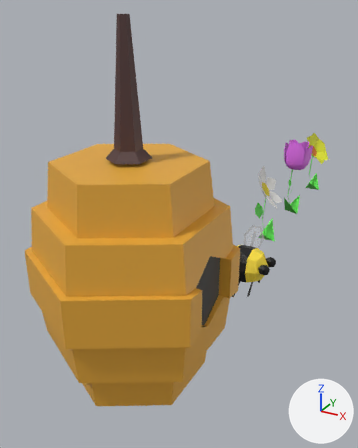
Renders of the glTF model assets/models/Bee.glb from each side of a commit.
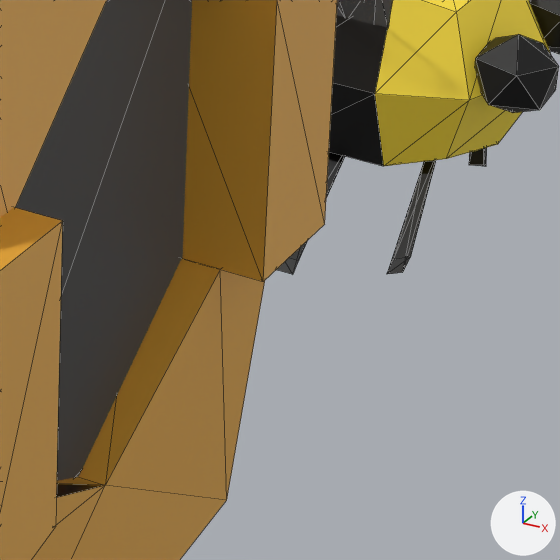
There are two pictures of each version: one whole from a 50 mm lens placed at (1.86, -5.02, 2.84), pointed at (-0.64, -0.48, 0.57), one close up on the part from 54% to 75% of the width and 58% to 75% of the height. The axes (+X, +Y, +Z) are drawn at lower right. The lights are the same throughout. The last two pictures show the newer version. Both versions are drawn at full value of the shape key 'Land' of 'Bee'; the numbers are the values there. The close-ups show mesh edges as thin lines. Vertices at exactly the same position are counted once.

Names of what the first close-up shows: 'Bee', 'Hive'.
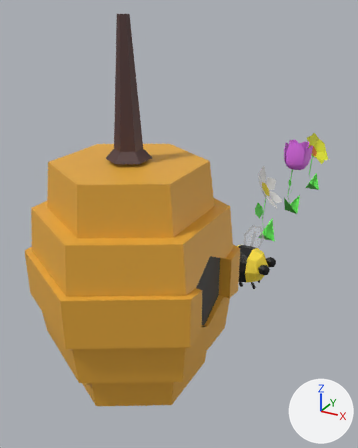
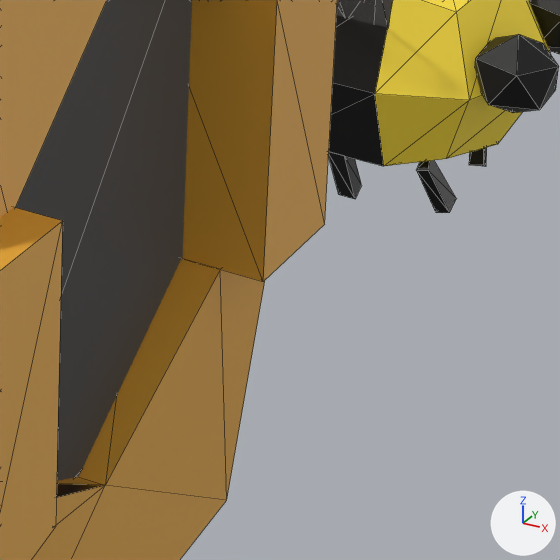
The change in detail:
me_cube has 153 vertices, 234 faces and spans x -1.37..1.22, y -1.35..1.35, z -1.08..1.35.
me_cube is used by ob_bee; location (0.0, 0.0, 0.0); scale (0.287, 0.265, 0.265).
me_cube part 1: 24 of 153 vertices moved; they spanned x -0.68..0.64, y -1.28..-0.27, z -1.08..-0.52 and now span x -0.68..0.64, y -0.57..-0.19, z -1.08..-0.52; mean shift (0.0, 0.38, 0.0); largest move (0.05, -1.2, -1.03) -> (0.05, -0.19, -1.03).

Boxes [x1, y1, x2, y2] around the edits, measured in the close-ups (560 x 560 px; the box of a moved part takes in the faces that stretch with it):
'Bee', reshaped
    before: [276, 0, 560, 274]
    after: [329, 0, 560, 213]
part 1 of me_cube, moved or reshaped
    before: [276, 152, 436, 274]
    after: [329, 152, 456, 213]
